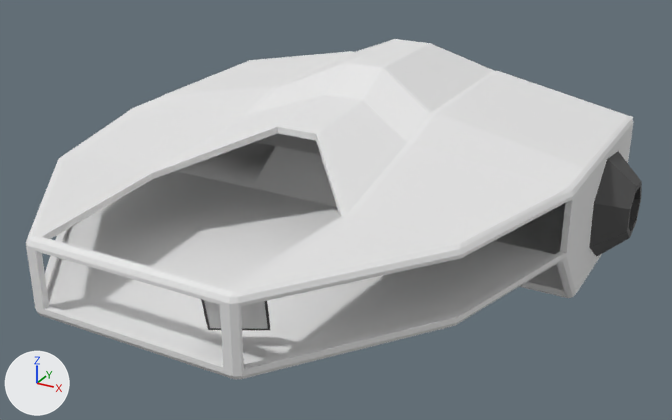
Renders of the FBX model WorldMaker/Assets/AirCraft/FBX/motherShip.fbx from each side of a commit.
One viewpoint serves both versions: a 50 mm lens placed at (14.5, -30.4, 14.8), pointed at (0.7, -5.3, 2.3). Arrows for +X, +Y and +Z are at lower left; the lights stay in place. Where no turn or scale is listed for an object, it has been applied to the vertices.

Names of what the first picture shows: 'Map', 'Ship'.
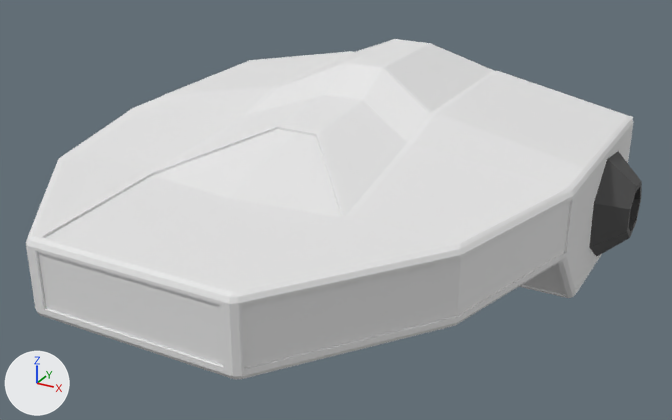
What differs and where, as boxes (x1, y1, x2, y2) in the pictures (672 x 420 px):
'Window', shown
    after: (38, 129, 570, 368)
'Map', unchanged, covered by the edit
    before: (201, 299, 270, 330)

What changed in the scene script:
```text
Change ob_window:
    remove ob_window.hide_viewport = True
```
